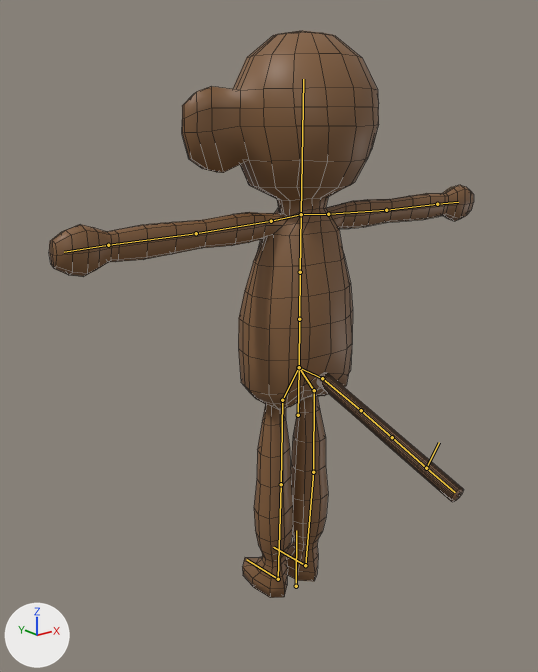
The Blender file Race/SourceAssets/monkey.blend, before and after one commit.
The view is the same before and after, from a 50 mm camera at (-6.65, -7.87, 7.31) aimed at (-0.36, 0.0, 4.16). Every picture has the same lights, and +X, +Y and +Z are marked at lower left. The bones that bend it are drawn over the model as lines. Mesh edges are drawn as thin lines.
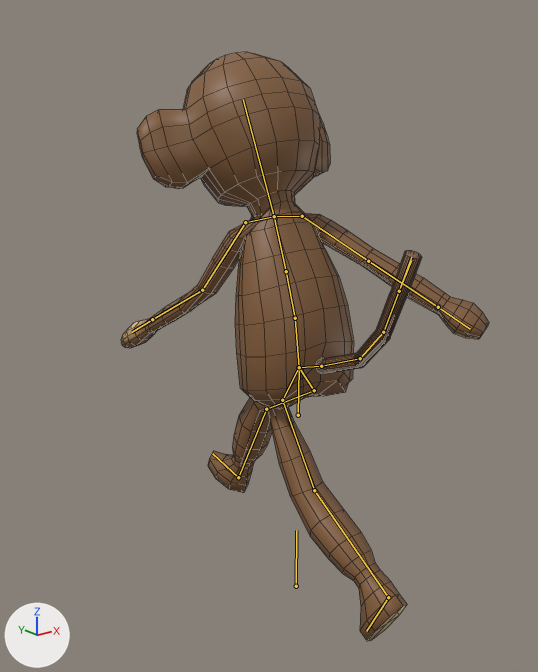
The newer file adds an action. The first version stands in its rest pose; the second is drawn at frame 20 of the action 'run'.

Location of each change, [x1, y1, x2, y2] in pixels of the pictures (538 x 672 px):
'Cylinder', posed (13% narrower): before [49, 30, 474, 598]; after [121, 52, 489, 642]
bone 'spine3', root to tip: before (299, 367) to (299, 319); after (299, 367) to (295, 318)
bone 'spine2', root to tip: before (299, 319) to (300, 272); after (295, 318) to (286, 271)
bone 'spine1', root to tip: before (300, 272) to (301, 214); after (286, 271) to (274, 216)
bone 'head', root to tip: before (301, 214) to (303, 79); after (274, 216) to (243, 99)
bone 'arm1.L', root to tip: before (328, 214) to (386, 210); after (302, 216) to (368, 261)
bone 'arm1.R', root to tip: before (271, 221) to (196, 233); after (245, 222) to (202, 290)
bone 'arm2.R', root to tip: before (196, 233) to (108, 245); after (202, 290) to (152, 319)
bone 'upper leg.L', root to tip: before (314, 390) to (313, 472); after (314, 390) to (266, 409)
bone 'lower leg.L', root to tip: before (313, 472) to (305, 565); after (266, 409) to (238, 477)
bone 'foot.L', root to tip: before (305, 565) to (273, 547); after (238, 477) to (212, 453)
bone 'upper leg.R', root to tip: before (282, 400) to (281, 484); after (282, 400) to (314, 490)
bone 'lower leg.R', root to tip: before (281, 484) to (278, 579); after (314, 490) to (388, 597)
bone 'tail_IK', root to tip: before (426, 468) to (439, 442); after (399, 291) to (411, 260)

The change in detail:
Bone 'spine3' (bone_spine3) turns from (0, 0, 0) to (0, 0, -7) degrees about its own x, y and z.
Bone 'spine2' (bone_spine2) turns from (0, 0, 0) to (0, 0, -11) degrees about its own x, y and z.
Bone 'spine1' (bone_spine1) turns from (0, 0, 0) to (0, 0, -2) degrees about its own x, y and z.
Bone 'head' (bone_head) turns from (0, 0, 0) to (0, 0, -4) degrees about its own x, y and z.
Bone 'arm1.L' (bone_arm1_l) turns from (0, 0, 0) to (-64, -37, -1) degrees about its own x, y and z.
Bone 'arm1.R' (bone_arm1_r) turns from (0, 0, 0) to (-71, -49, 2) degrees about its own x, y and z.
Bone 'arm2.R' (bone_arm2_r) turns from (0, 0, 0) to (-5, -22, -27) degrees about its own x, y and z.
Bone 'upper leg.L' (bone_upper_leg_l) turns from (0, 0, 0) to (0, 1, 59) degrees about its own x, y and z.
Bone 'lower leg.L' (bone_lower_leg_l) turns from (0, 0, 0) to (0, 1, -37) degrees about its own x, y and z.
Bone 'foot.L' (bone_foot_l) turns from (0, 0, 0) to (-6, 0, 0) degrees about its own x, y and z.
Bone 'upper leg.R' (bone_upper_leg_r) turns from (0, 0, 0) to (0, 0, 33) degrees about its own x, y and z.
Bone 'lower leg.R' (bone_lower_leg_r) turns from (0, 0, 0) to (0, -1, 26) degrees about its own x, y and z.
Bone 'tail_IK' (bone_tail_ik) moves from (0.0, 0.0, 0.0) to (-1.35, 1.73, 0.0).
